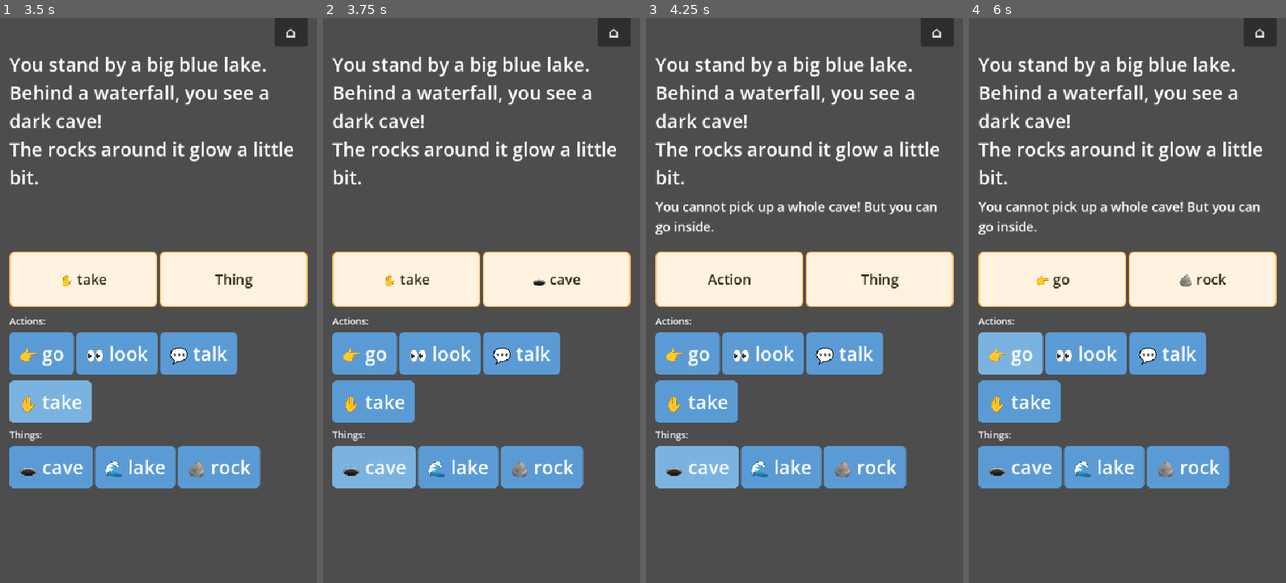
Above: before the commit, frames 1-4 (left to right).
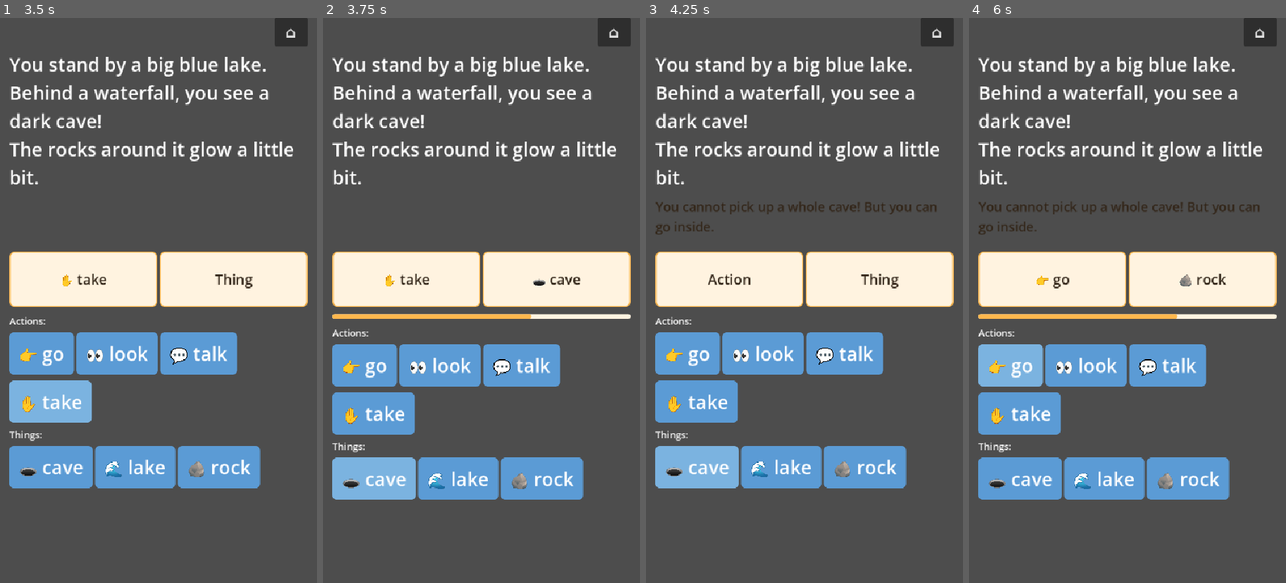
Above: after the commit, the same moments.

Repository: DlaregY/kid-text-adventure
Game: Godot game, scene res://Game.tscn
Same seed, same stepped clock (60 frames per second), same inputs: the game is played once before the commit and once after it.
Inputs:
- Up to frame 1 (3.5 s): click "PLAY" at 0.5 s; click "👀 look" at 1.25 s; click "💬 talk" at 2 s; click "✋ take" at 2.75 s
- Up to frame 2 (3.75 s): click "🕳️ cave" at 3.5 s
- Up to frame 3 (4.25 s): no input
- Up to frame 4 (6 s): click "🌊 lake" at 4.25 s; click "🪨 rock" at 5 s; click "👉 go" at 5.75 s

Frame 1 is identical in both runs. In frame 2, 11% of the frame differs, in the area x 2-98%, y 52-86%; in frame 3, 0.9%; in frame 4, 12%, in the area x 2-98%, y 32-86%.

Commit message:
Phase 3: command bar feel
- Tap a filled command slot to clear it and cancel the pending command.
- Orange countdown bar under the command bar drains during the 0.5 s delay.
- Feedback text is green with a scale pop when a command changes the world
  or transitions, red-brown with a small shake for fallbacks, neutral for
  plain matched responses and hints.
- Tiles bounce on tap.
- _refresh_tiles() rebuilds only trays whose contents changed and frees old
  tiles immediately; progress-only commands no longer re-render story text
  or reset its font, removing the flash after picking up an item.
- 15 new regression checks (110 total).

Co-Authored-By: Claude Fable 5.1 <noreply@anthropic.com>
Claude-Session: https://claude.ai/code/session_01K3i2x3bhNggk8gGwqCHyAT

Diff:
--- a/Game.tscn
+++ b/Game.tscn
@@ -82,6 +82,20 @@
 content_margin_right = 24
 content_margin_bottom = 8
 
+[sub_resource type="StyleBoxFlat" id="timer_bg"]
+bg_color = Color(1.0, 0.953, 0.878, 1)
+corner_radius_top_left = 4
+corner_radius_top_right = 4
+corner_radius_bottom_right = 4
+corner_radius_bottom_left = 4
+
+[sub_resource type="StyleBoxFlat" id="timer_fill"]
+bg_color = Color(1.0, 0.718, 0.302, 1)
+corner_radius_top_left = 4
+corner_radius_top_right = 4
+corner_radius_bottom_right = 4
+corner_radius_bottom_left = 4
+
 [sub_resource type="StyleBoxFlat" id="dialog_panel"]
 bg_color = Color(1.0, 0.98, 0.94, 1)
 border_width_left = 3
@@ -274,6 +288,17 @@
 vertical_alignment = 1
 
 
+[node name="TimerBar" type="ProgressBar" parent="ScrollContainer/Layout"]
+visible = false
+custom_minimum_size = Vector2(0, 8)
+layout_mode = 2
+theme_override_styles/background = SubResource("timer_bg")
+theme_override_styles/fill = SubResource("timer_fill")
+max_value = 1.0
+step = 0.001
+value = 1.0
+show_percentage = false
+
 [node name="TileSection" type="VBoxContainer" parent="ScrollContainer/Layout"]
 layout_mode = 2
 theme_override_constants/separation = 8
--- a/scripts/CommandSlot.gd
+++ b/scripts/CommandSlot.gd
@@ -2,6 +2,7 @@
 extends PanelContainer
 
 signal tile_dropped
+signal tapped
 
 @export var slot_index: int = 0
 @export var placeholder_text: String = "(drop here)"
@@ -17,6 +18,11 @@
 	label.text = str(data.get("label", token))
 	tile_dropped.emit()
 
+func _gui_input(event: InputEvent) -> void:
+	if event is InputEventMouseButton and event.button_index == MOUSE_BUTTON_LEFT and event.pressed:
+		tapped.emit()
+		accept_event()
+
 func set_tile(new_token: String, display_text: String) -> void:
 	token = new_token
 	label.text = display_text
--- a/scripts/Game.gd
+++ b/scripts/Game.gd
@@ -9,6 +9,11 @@
 const SAVE_PATH := "user://save.json"
 const SAVE_VERSION := 1
 const TOP_BAR_HEIGHT: float = 56.0
+const TILE_BLUE := Color(0.357, 0.608, 0.835)
+const TILE_GOLD := Color(0.85, 0.65, 0.13)
+const FEEDBACK_NEUTRAL := Color(0.2, 0.15, 0.1)
+const FEEDBACK_SUCCESS := Color(0.1, 0.5, 0.2)
+const FEEDBACK_FAIL := Color(0.6, 0.25, 0.2)
 const TILE_SCENE := preload("res://ui/Tile.tscn")
 const ACTION_TOKENS: Array[String] = ["go", "open", "take", "look", "talk", "give", "climb"]
 const STORY_FONT_MAX: int = 32
@@ -128,6 +133,7 @@
 @onready var hint_button: Button = $ScrollContainer/Layout/HintButton
 @onready var scroll_container: ScrollContainer = $ScrollContainer
 @onready var layout: VBoxContainer = $ScrollContainer/Layout
+@onready var timer_bar: ProgressBar = $ScrollContainer/Layout/TimerBar
 
 var story = {}
 var scenes = {}
@@ -183,8 +189,23 @@
 	continue_button.pressed.connect(func() -> void: continue_pressed = true)
 	slot1.tile_dropped.connect(_check_slots_and_execute)
 	slot2.tile_dropped.connect(_check_slots_and_execute)
+	slot1.tapped.connect(_on_slot_tapped.bind(slot1))
+	slot2.tapped.connect(_on_slot_tapped.bind(slot2))
+	feedback_text.add_theme_color_override("font_color", FEEDBACK_NEUTRAL)
 	_discover_stories()
 	_show_menu()
+
+func _process(_delta: float) -> void:
+	var running: bool = not command_timer.is_stopped()
+	timer_bar.visible = running
+	if running:
+		timer_bar.value = command_timer.time_left / command_timer.wait_time
+
+func _on_slot_tapped(slot: PanelContainer) -> void:
+	if _input_blocked() or slot.token == "":
+		return
+	slot.clear()
+	command_timer.stop()
 
 func _discover_stories() -> void:
 	discovered_stories.clear()
@@ -412,7 +433,8 @@
 	story_text.custom_minimum_size.y = STORY_FONT_MAX * 5
 	for tray in [action_tray, thing_tray, inventory_tray]:
 		for child in tray.get_children():
-			child.queue_free()
+			tray.remove_child(child)
+			child.free()
 	slot1.clear()
 	slot2.clear()
 	inventory.clear()
@@ -563,32 +585,11 @@
 	story_text.text = "\n".join(lines)
 
 	# clear feedback + command slots
-	feedback_text.text = ""
+	_show_feedback("", "neutral")
 	slot1.clear()
 	slot2.clear()
 
-	# tiles — split into actions, things, and inventory
-	for tray in [action_tray, thing_tray, inventory_tray]:
-		for child in tray.get_children():
-			child.queue_free()
-
-	var tiles: Array = scene.get("tiles", [])
-	for t in tiles:
-		var token_str: String = str(t)
-		if token_str in ACTION_TOKENS:
-			action_tray.add_child(_make_tile(token_str, Color(0.357, 0.608, 0.835), "action"))
-		elif inventory.has(token_str):
-			inventory_tray.add_child(_make_tile(token_str, Color(0.85, 0.65, 0.13), "inventory"))
-		else:
-			thing_tray.add_child(_make_tile(token_str, Color(0.357, 0.608, 0.835), "thing"))
-
-	# Add inventory items not in this scene's tile list
-	for item in inventory.keys():
-		var item_str: String = str(item)
-		if item_str not in tiles:
-			inventory_tray.add_child(_make_tile(item_str, Color(0.85, 0.65, 0.13), "inventory"))
-
-	_update_inventory_ui()
+	_refresh_tiles()
 
 	# Show "New Game" button only on terminal scenes (no outgoing transitions)
 	var has_next := false
@@ -601,10 +602,76 @@
 		_clear_save()
 	await _auto_fit_story_text()
 
-func _auto_fit_story_text() -> void:
+func _refresh_tiles() -> void:
+	# Rebuild only the trays whose contents changed, and free old tiles immediately,
+	# so a state change (e.g. picking up an item) does not flash every tile.
+	var scene: Dictionary = scenes.get(current_scene_id, {})
+	var tiles: Array = scene.get("tiles", [])
+	var wanted := {action_tray: [], thing_tray: [], inventory_tray: []}
+	for t in tiles:
+		var token_str: String = str(t)
+		if token_str in ACTION_TOKENS:
+			wanted[action_tray].append(token_str)
+		elif inventory.has(token_str):
+			wanted[inventory_tray].append(token_str)
+		else:
+			wanted[thing_tray].append(token_str)
+	for item in inventory.keys():
+		var item_str: String = str(item)
+		if item_str not in tiles:
+			wanted[inventory_tray].append(item_str)
+
+	for tray in wanted.keys():
+		var current: Array = []
+		for child in tray.get_children():
+			current.append(child.token)
+		if current == wanted[tray]:
+			continue
+		for child in tray.get_children():
+			tray.remove_child(child)
+			child.free()
+		var cat: String = "action" if tray == action_tray else ("inventory" if tray == inventory_tray else "thing")
+		var color: Color = TILE_GOLD if tray == inventory_tray else TILE_BLUE
+		for token_str in wanted[tray]:
+			tray.add_child(_make_tile(token_str, color, cat))
+
+	_update_inventory_ui()
+
+func _show_feedback(text: String, kind: String) -> void:
+	feedback_text.text = text
+	var color: Color = FEEDBACK_NEUTRAL
+	if kind == "success":
+		color = FEEDBACK_SUCCESS
+	elif kind == "fail":
+		color = FEEDBACK_FAIL
+	feedback_text.add_theme_color_override("font_color", color)
+	if text == "" or kind == "neutral":
+		return
+	feedback_text.pivot_offset = feedback_text.size / 2.0
+	feedback_text.scale = Vector2.ONE
+	feedback_text.rotation_degrees = 0.0
+	var tween := create_tween()
+	if kind == "success":
+		tween.tween_property(feedback_text, "scale", Vector2(1.05, 1.05), 0.08)
+		tween.tween_property(feedback_text, "scale", Vector2.ONE, 0.12)
+	else:
+		for angle in [2.0, -2.0, 1.0, 0.0]:
+			tween.tween_property(feedback_text, "rotation_degrees", angle, 0.06)
+
+func _bounce_tile(tile: Control) -> void:
+	tile.pivot_offset = tile.size / 2.0
+	tile.scale = Vector2.ONE
+	var tween := create_tween()
+	tween.tween_property(tile, "scale", Vector2(1.12, 1.12), 0.07)
+	tween.tween_property(tile, "scale", Vector2.ONE, 0.1)
+
+func _auto_fit_story_text(reset: bool = true) -> void:
 	var font_size: int = STORY_FONT_MAX
-	story_text.add_theme_font_size_override("font_size", font_size)
-	story_text.custom_minimum_size.y = font_size * 5
+	if reset:
+		story_text.add_theme_font_size_override("font_size", font_size)
+		story_text.custom_minimum_size.y = font_size * 5
+	else:
+		font_size = story_text.get_theme_font_size("font_size")
 	await get_tree().process_frame
 
 	while font_size > STORY_FONT_MIN:
@@ -618,18 +685,17 @@
 	scroll_container.scroll_vertical = 0
 
 func _update_inventory_ui() -> void:
-	# Old tile nodes remain until queue_free() runs at the end of the frame.
 	var has_items: bool = not inventory.is_empty()
 	inventory_label.visible = has_items
 	inventory_tray.visible = has_items
 
-func _make_tile(token_str: String, color: Color = Color(0.357, 0.608, 0.835), cat: String = "thing") -> Button:
+func _make_tile(token_str: String, color: Color = TILE_BLUE, cat: String = "thing") -> Button:
 	var tile = TILE_SCENE.instantiate()
 	tile.token = token_str
 	tile.category = cat
 	var icon: String = EMOJI.get(token_str, "")
 	tile.text = (icon + " " + token_str) if icon != "" else token_str
-	if color != Color(0.357, 0.608, 0.835):
+	if color != TILE_BLUE:
 		tile.tile_color = color
 		var normal := StyleBoxFlat.new()
 		normal.bg_color = color
@@ -655,6 +721,7 @@
 	if _input_blocked():
 		return
 
+	_bounce_tile(tile)
 	var cat: String = tile.category
 	if cat == "action":
 		slot1.set_tile(tile.token, tile.text)
@@ -723,9 +790,8 @@
 
 		# Matched
 		var response = str(rule.get("response", "OK."))
-		feedback_text.text = response
-
 		var made_progress := _apply_effects(rule.get("effects", {}))
+		_show_feedback(response, "success" if (made_progress or rule.has("next")) else "neutral")
 
 		if rule.has("next"):
 			_reset_hints()
@@ -737,24 +803,26 @@
 			return true
 		else:
 			if made_progress:
-				# Refresh inventory and reset hints only when the world changes.
+				# Refresh trays and reset hints only when the world changes; keep the
+				# story text and feedback in place so nothing flashes.
 				var generation: int = story_generation
 				_save_progress()
-				await _render_scene()
+				_reset_hints()
+				_refresh_tiles()
+				await _auto_fit_story_text(false)
 				if generation != story_generation:
 					return false
 			else:
 				_record_no_progress()
-			feedback_text.text = response
 			return false
 
 	# No match — try smart fallback, then random default
 	_record_no_progress()
 	var smart: String = _get_smart_fallback(cmd)
 	if smart != "":
-		feedback_text.text = smart
+		_show_feedback(smart, "fail")
 	else:
-		feedback_text.text = _pick_random_text(default_responses, "Nothing happens.")
+		_show_feedback(_pick_random_text(default_responses, "Nothing happens."), "fail")
 	return false
 
 
@@ -890,6 +958,6 @@
 	var hints: Array = scene.get("hints", [])
 	if hints.is_empty():
 		return
-	feedback_text.text = str(hints[hint_index])
+	_show_feedback(str(hints[hint_index]), "neutral")
 	if hint_index < hints.size() - 1:
 		hint_index += 1
--- a/tests/game_regressions.gd
+++ b/tests/game_regressions.gd
@@ -354,6 +354,48 @@
 	game._clear_save()
 	print("Checked the home button stays fixed while scrolling")
 
+func test_command_bar_feel(game) -> void:
+	await start_dragon(game)
+	game.current_scene_id = "hall"
+	await game._render_scene()
+	# Timer bar shows only during the debounce.
+	check(not game.timer_bar.visible, "Timer bar hidden when idle")
+	tap(game, "look")
+	tap(game, "box")
+	await process_frame
+	await process_frame
+	check(game.timer_bar.visible and game.timer_bar.value < 1.0, "Timer bar visible and draining during the delay")
+	# Tapping a filled slot clears it and cancels the command.
+	game.slot2.tapped.emit()
+	check(game.slot2.token.is_empty() and game.command_timer.is_stopped(), "Tapping a slot clears it and stops the timer")
+	await create_timer(0.6).timeout
+	check(game.feedback_text.text.is_empty() and not game.timer_bar.visible, "Cleared command never fires")
+	game.slot1.tapped.emit()
+	check(game.slot1.token.is_empty(), "Tapping the action slot clears it too")
+	game.slot1.tapped.emit()
+	check(game.slot1.token.is_empty(), "Tapping an empty slot is harmless")
+	# Feedback colors: fallback is red-brown, progress is green, plain match is neutral.
+	await apply(game, ["go", "key"])
+	check(game.feedback_text.get_theme_color("font_color") == game.FEEDBACK_FAIL, "Fallback feedback uses the fail color")
+	await apply(game, ["look", "door"])
+	check(game.feedback_text.get_theme_color("font_color") == game.FEEDBACK_NEUTRAL, "Plain matched response uses the neutral color")
+	var action_tiles_before: Array = game.action_tray.get_children()
+	var story_font_before: int = game.story_text.get_theme_font_size("font_size")
+	await apply(game, ["open", "box"])
+	check(game.feedback_text.get_theme_color("font_color") == game.FEEDBACK_SUCCESS, "Progress uses the success color")
+	check(game.feedback_text.text.contains("open") or not game.feedback_text.text.is_empty(), "Progress keeps its response visible")
+	check(game.action_tray.get_children() == action_tiles_before, "Unchanged trays keep their tile nodes after progress")
+	check(game.story_text.get_theme_font_size("font_size") == story_font_before, "Progress does not reset the story font")
+	# Picking up an item moves exactly that tile to the inventory tray.
+	var things_before: int = game.thing_tray.get_child_count()
+	await apply(game, ["take", "key"])
+	await continue_story(game)
+	check(game.current_scene_id == "gate", "Transition still works after refresh changes")
+	game._show_menu()
+	check(game.action_tray.get_child_count() == 0 and game.thing_tray.get_child_count() == 0, "Menu frees tiles immediately")
+	game._clear_save()
+	print("Checked timer bar, slot clearing, feedback styling, and incremental tile refresh")
+
 func run() -> void:
 	create_timer(60).timeout.connect(func():
 		printerr("FAIL: Regression suite timed out")
@@ -373,6 +415,7 @@
 	await test_stop_dialog_suspends_commands(game)
 	await test_pending_transition_save(game)
 	await test_home_button_fixed(game)
+	await test_command_bar_feel(game)
 	print("Game regression checks=", checks, "; failures=", failures.size())
 	game.queue_free()
 	await process_frame
Not shown, changed: CLAUDE.md
Not shown, changed: tasks/polish-plan.md
